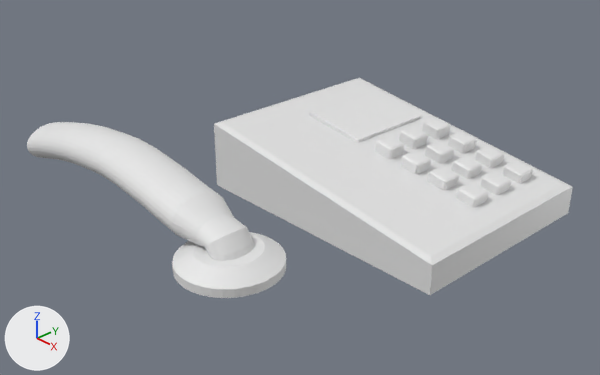
One commit to the Blender file phone.blend: the scene before it, then after it.
Camera for both pictures: a 50 mm lens placed at (0.346, -0.407, 0.268), pointed at (0.008, -0.092, 0.042). The axes (+X, +Y, +Z) are drawn at lower left. The lights are the same throughout.

The scene before the commit, as lines of its bpy script (objects in view):
```python
me_cube_002 = bpy.data.meshes.new('Cube.002')
me_cube_002.from_pydata(...)  # a box spanning x -1.0..1.0, y -1.0..1.0, z -1.0..1.0
me_cylinder_001 = bpy.data.meshes.new('Cylinder.001')
me_cylinder_001.from_pydata(...)  # 480 vertices, 450 faces; spans x -1.6..1.77, y -1.0..1.0, z -2.98..1.49
me_cylinder_002 = bpy.data.meshes.new('Cylinder.002')
me_cylinder_002.from_pydata(...)  # 128 vertices, 98 faces; spans x -1.0..1.0, y -1.0..1.0, z -1.0..1.0
ob_cylinder = bpy.data.objects.new('Cylinder', me_cylinder_002)
ob_cylinder.location = (0.0937, -0.2142, 0.079)
ob_cylinder.scale = (0.025, 0.025, 0.005)
ob_phonehandle = bpy.data.objects.new('PhoneHandle', me_cylinder_001)
ob_phonehandle.location = (0.0469, -0.214, 0.094)
ob_phonehandle.rotation_euler = (0.0, 1.571, 0.0)  # degrees (0, 90, 0)
ob_phonehandle.scale = (0.01, 0.015, 0.0377)
ob_phonescreen = bpy.data.objects.new('PhoneScreen', me_cube_002)
ob_phonescreen.location = (-0.0464, 0.0256, 0.0425)
ob_phonescreen.rotation_euler = (0.0, 0.149, 0.0)  # degrees (0, 8.5, 0)
ob_phonescreen.scale = (0.025, 0.035, 0.0025)
# also in view: 'PhoneBody' at (0.0, 0.0, 0.025); 'PhoneButtons' at (0.036, 0.025, 0.034)
```
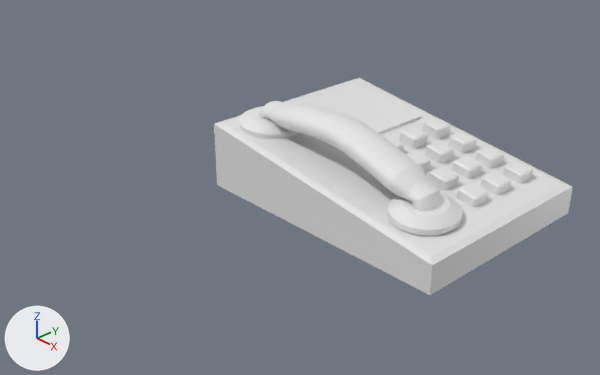
Changed parts and their boxes (x1, y1, x2, y2) in the pictures (600 x 375 px):
'Cylinder', reshaped, moved, turned, rescaled
    before: (172, 232, 286, 298)
    after: (239, 101, 463, 236)
'PhoneHandle', deleted
    before: (27, 122, 254, 261)
part 1 of me_cylinder_002, added
    after: (239, 106, 298, 139)
part 2 of me_cylinder_002, added
    after: (332, 121, 443, 211)
part 3 of me_cylinder_002, added
    after: (258, 101, 363, 145)

Diff of the bpy script that builds the scene:
```diff
--- a/phone.blend.py
+++ b/phone.blend.py
@@ me_cylinder_002 @@
 # used by ob_cylinder; location = (0.0937, -0.2142, 0.079); scale = (0.025, 0.025, 0.005)
-me_cylinder_002.from_pydata(...)  # 128 vertices, 98 faces; spans x -1.0..1.0, y -1.0..1.0, z -1.0..1.0
+me_cylinder_002.from_pydata(...)  # 896 vertices, 774 faces; spans x -7.66..1.0, y -1.19..1.0, z -1.0..6.21
+# me_cylinder_002 part 1: the loose piece of 128 vertices spanning x -1.0..1.0, y -1.0..1.0, z -1.0..1.0 is copied, and the copy is turned -176.2 degrees about the z axis through its middle, then moved by (-6.66, -0.2, 0.0); it spans x -7.66..-5.67, y -1.19..0.8, z -1.0..1.0
+# me_cylinder_002 part 2: a new loose piece of 320 vertices spanning x -3.38..0.38, y -0.59..0.61, z -0.11..6.21
+# me_cylinder_002 part 3: a new loose piece of 320 vertices spanning x -7.04..-3.25, y -0.75..0.62, z -0.11..6.21
@@ ob_phonehandle @@
-ob_phonehandle = bpy.data.objects.new('PhoneHandle', me_cylinder_001)
-ob_phonehandle.location = (0.0469, -0.214, 0.094)
-ob_phonehandle.rotation_euler = (0.0, 1.571, 0.0)  # degrees (0, 90, 0)
-ob_phonehandle.scale = (0.01, 0.015, 0.0377)
@@ ob_cylinder @@
 ob_cylinder = bpy.data.objects.new('Cylinder', me_cylinder_002)
-ob_cylinder.location = (0.0937, -0.2142, 0.079)
-ob_cylinder.scale = (0.025, 0.025, 0.005)
+ob_cylinder.location = (0.0662, -0.0411, 0.0313)
+ob_cylinder.rotation_euler = (0.000792, 0.132, -0.0275)  # degrees (0, 7.6, -1.6)
+ob_cylinder.scale = (0.0213, 0.0249, 0.00452)
```
